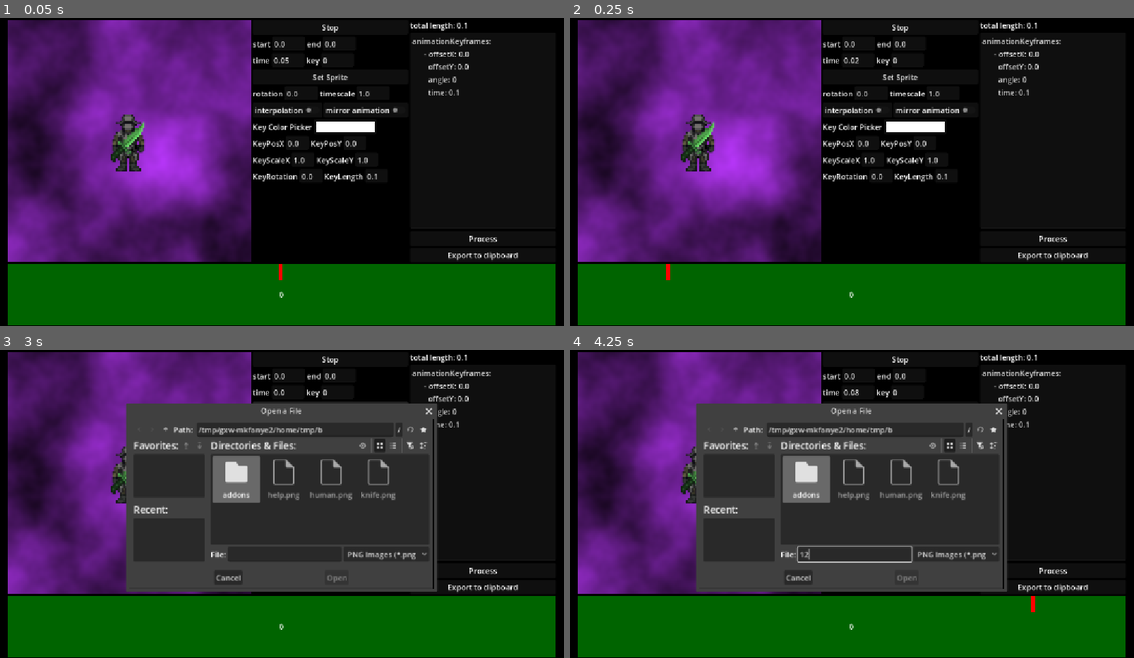
Above: before the commit, frames 1-4 (two rows, left to right).
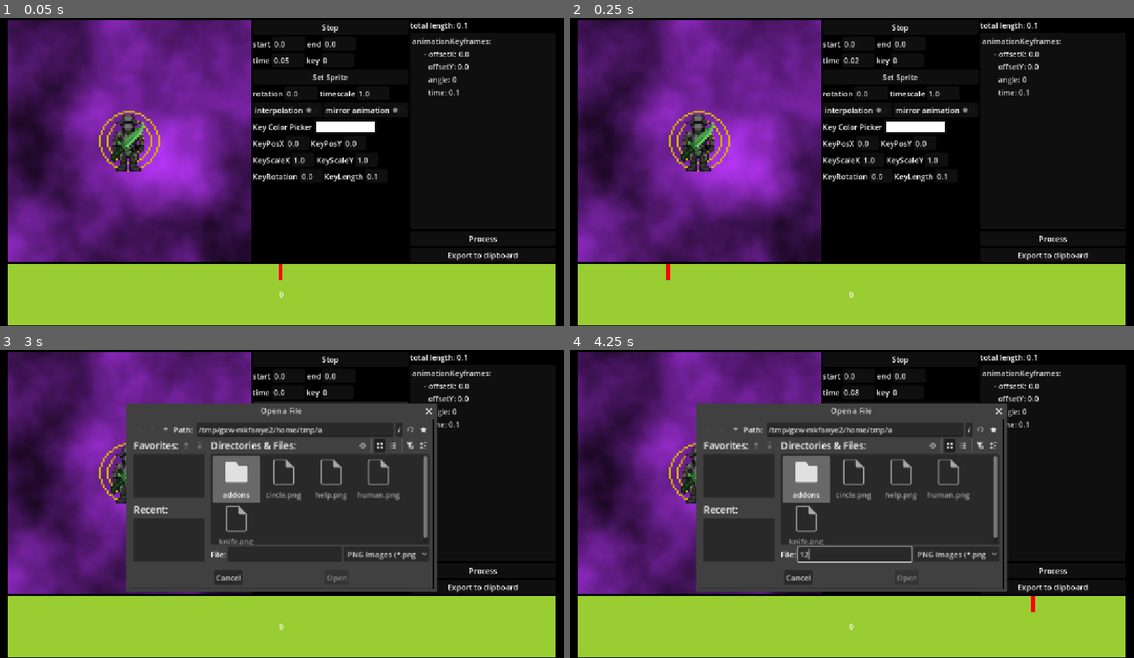
Above: after the commit, the same moments.

Repository: mika10095/carmine-weapon-anim-editor
Game: Godot game, scene res://main.tscn
Two runs of this game, one before a commit and one after it. Both use one fixed random seed, a clock stepped at 60 frames per second and the inputs below.
Inputs (mouse positions are in pixels of both pictures, inside the frame that each line leads up to):
- Up to frame 1 (0.05 s): no input
- Up to frame 2 (0.25 s): no input
- Up to frame 3 (3 s): click "Play" at 0.5 s; click "Stop" at 1.25 s; click "Play" at 2 s; click "Set Sprite" at 2.75 s
- Up to frame 4 (4.25 s): click (857, 556) at 3.52 s; type "12" at 3.6 s

The runs differ from the first frame. In frame 1, 20% of the frame differs, in the area x 1-99%, y 29-100%; in frame 2, 20%; in frame 3, 20%, in the area x 1-99%, y 25-100%; in frame 4, 20%.

Commit message:
fixed movement while rotated, better colorblind support

Diff:
--- a/main.tscn
+++ b/main.tscn
@@ -6,6 +6,7 @@
 [ext_resource type="Texture2D" uid="uid://q14md7vy154d" path="res://human.png" id="2_h2yge"]
 [ext_resource type="Texture2D" uid="uid://ir5u041hjb6f" path="res://knife.png" id="4_7mycd"]
 [ext_resource type="Texture2D" uid="uid://dbr3cdmmpudke" path="res://help.png" id="4_lquwl"]
+[ext_resource type="Texture2D" uid="uid://dr22lqqg10liy" path="res://circle.png" id="6_5vw27"]
 [ext_resource type="Script" uid="uid://coy6eo755wnfk" path="res://fixed_marker.gd" id="6_7mycd"]
 
 [sub_resource type="Theme" id="Theme_i63ai"]
@@ -85,6 +86,12 @@
 "name": &"default",
 "speed": 5.0
 }]
+
+[sub_resource type="InputEventAction" id="InputEventAction_wxtjm"]
+action = &"quick_play"
+
+[sub_resource type="Shortcut" id="Shortcut_hh2x1"]
+events = [SubResource("InputEventAction_wxtjm")]
 
 [node name="Editor" type="Control" unique_id=1551929522]
 layout_mode = 3
@@ -129,11 +136,18 @@
 render_target_update_mode = 4
 
 [node name="Node2D" type="Node2D" parent="VBoxContainer/HBoxContainer/SubViewportContainer/SubViewport" unique_id=1212014700]
+texture_filter = 1
 
 [node name="Background" type="Sprite2D" parent="VBoxContainer/HBoxContainer/SubViewportContainer/SubViewport/Node2D" unique_id=746700304]
 position = Vector2(256, 256)
 scale = Vector2(4, 4)
 texture = SubResource("NoiseTexture2D_dyaj1")
+
+[node name="Circle" type="Sprite2D" parent="VBoxContainer/HBoxContainer/SubViewportContainer/SubViewport/Node2D" unique_id=786356523]
+texture_filter = 1
+position = Vector2(256, 256)
+scale = Vector2(4, -4)
+texture = ExtResource("6_5vw27")
 
 [node name="Urist" type="AnimatedSprite2D" parent="VBoxContainer/HBoxContainer/SubViewportContainer/SubViewport/Node2D" unique_id=20596149]
 unique_name_in_owner = true
@@ -170,6 +184,7 @@
 
 [node name="AnimButton" type="Button" parent="VBoxContainer/HBoxContainer/Tree" unique_id=418496892]
 layout_mode = 2
+shortcut = SubResource("Shortcut_hh2x1")
 text = "Play"
 
 [node name="HBoxContainer2" type="HBoxContainer" parent="VBoxContainer/HBoxContainer/Tree" unique_id=801280974]
@@ -424,7 +439,7 @@
 anchor_bottom = 1.0
 grow_horizontal = 2
 grow_vertical = 2
-color = Color(0.50491595, 0.5540918, 0.5903954, 1)
+color = Color(0, 0, 0, 1)
 
 [node name="AnimKeyHolder" type="HBoxContainer" parent="VBoxContainer/Timeline" unique_id=226551329]
 unique_name_in_owner = true
--- a/monolith.gd
+++ b/monolith.gd
@@ -75,10 +75,15 @@
 
 # Called every frame. 'delta' is the elapsed time since the previous frame.
 func _process(delta):
-	var movement_vec = Input.get_vector("move_right","move_left","move_up","move_down")
+	var movement_vec = Input.get_vector("move_left","move_right","move_up","move_down")
 	var rotation_vec = Input.get_vector("rotate_right", "rotate_left","length_down","length_up")
 	if(movement_vec):
-		weapon_sprite_ghost.position += movement_vec*delta*move_speed
+		var corrected_movement = movement_vec.rotated(rotation_anchor.global_rotation)
+		corrected_movement.y *= -1
+		if(rotation_anchor.rotation_degrees > 45 && rotation_anchor.rotation_degrees < 135 || rotation_anchor.rotation_degrees < -45 && rotation_anchor.rotation_degrees > -135):
+			corrected_movement.y *= -1
+			corrected_movement.x *= -1
+		weapon_sprite_ghost.position += corrected_movement*delta*move_speed
 		key_pos_x_text.text = str(snapped(-weapon_sprite_ghost.position.x * 0.03125,0.01))
 		key_pos_y_text.text = str(snapped(-weapon_sprite_ghost.position.y * 0.03125,0.01))
 	if(rotation_vec):
@@ -129,12 +134,13 @@
 	elif(Input.is_action_just_pressed("delete_key")):
 		if(keyframes.size()>1):
 			keyframes.remove_at(selected_key)
+			selected_key = max(selected_key-1,0)
 		_write_back_keys()
 		_on_parse_pressed()
-		current_key_changed.emit(max(selected_key-1,0))
+		current_key_changed.emit(selected_key)
 		update_animation()
 		set_total_length()
-		_on_key_text_text_changed(max(selected_key-1,0))
+		_on_key_text_text_changed(selected_key)
 		update_animation()
 	if(!playing):
 		return
@@ -353,16 +359,16 @@
 
 func _on_global_rotation_text_changed(new_text):
 	var rot:float = float(new_text)
-	wrapf(rot,0,360)
+	rot = wrapf(rot,0,360)
 	rotation_anchor.global_rotation_degrees = rot
-	if rot >= -45 and rot < 45:
+	if rot >= 315 or rot < 45:
 		urist.frame = 4
 	elif rot >= 45 and rot < 135:
 		urist.frame = 7
-	elif rot >= -135 and rot < -45:
+	elif rot >= 135 and rot < 225:
+		urist.frame = 5
+	else:
 		urist.frame = 6
-	else:
-		urist.frame = 5
 
 
 func _on_set_sprite_button_pressed():
--- a/project.godot
+++ b/project.godot
@@ -101,7 +101,12 @@
 }
 delete_key={
 "deadzone": 0.2,
-"events": [Object(InputEventKey,"resource_local_to_scene":false,"resource_name":"","device":-1,"window_id":0,"alt_pressed":false,"shift_pressed":false,"ctrl_pressed":false,"meta_pressed":false,"pressed":false,"keycode":0,"physical_keycode":90,"key_label":0,"unicode":121,"location":0,"echo":false,"script":null)
+"events": [Object(InputEventKey,"resource_local_to_scene":false,"resource_name":"","device":-1,"window_id":0,"alt_pressed":false,"shift_pressed":true,"ctrl_pressed":false,"meta_pressed":false,"pressed":false,"keycode":0,"physical_keycode":90,"key_label":0,"unicode":89,"location":0,"echo":false,"script":null)
+]
+}
+quick_play={
+"deadzone": 0.2,
+"events": [Object(InputEventKey,"resource_local_to_scene":false,"resource_name":"","device":-1,"window_id":0,"alt_pressed":false,"shift_pressed":false,"ctrl_pressed":false,"meta_pressed":false,"pressed":false,"keycode":0,"physical_keycode":86,"key_label":0,"unicode":118,"location":0,"echo":false,"script":null)
 ]
 }
 
--- a/timeline-item.gd
+++ b/timeline-item.gd
@@ -24,6 +24,6 @@
 
 func _on_key_changed(key):
 	if index_label.text == str(key):
-		color = Color.DARK_GREEN
+		color = Color.YELLOW_GREEN
 	else:
 		color = Color.REBECCA_PURPLE
--- a/timeline-item.tscn
+++ b/timeline-item.tscn
@@ -7,7 +7,7 @@
 offset_right = 32.0
 size_flags_horizontal = 3
 size_flags_vertical = 3
-color = Color(9.241105e-06, 0.6413732, 0.86247224, 1)
+color = Color(0.55800074, 0.032952044, 0.99913675, 1)
 script = ExtResource("1_hh2x1")
 
 [node name="IndexLabel" type="Label" parent="." unique_id=314528487]
Binary file added: circle.png
Not shown, added: circle.png.import
Not shown, removed: main.tscn17425910610.tmp
Not shown, removed: main.tscn17457984523.tmp
